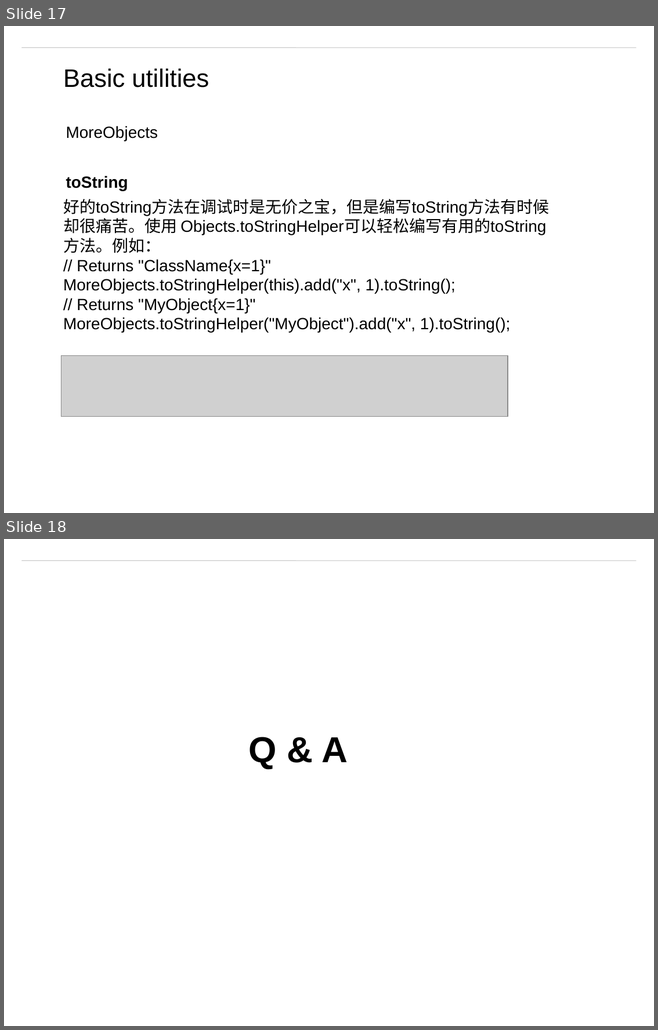
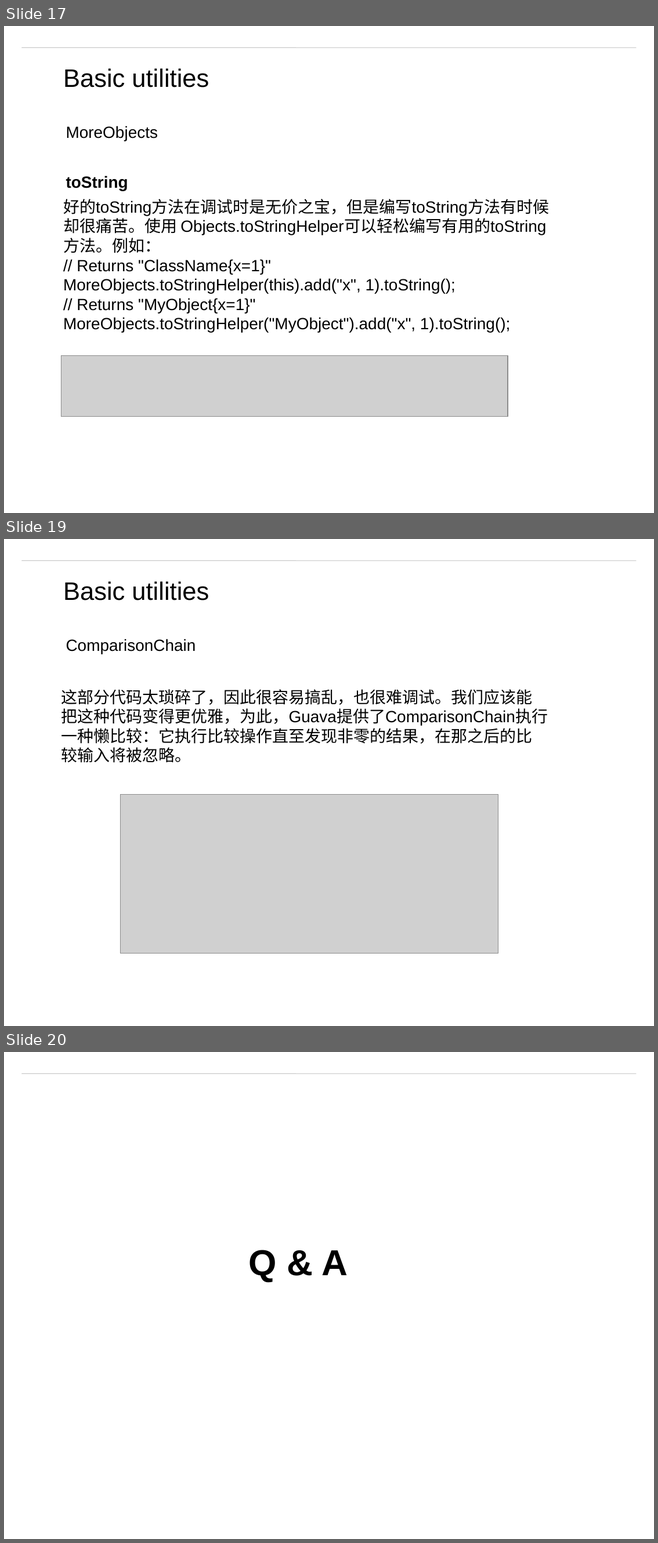
Before and after one commit to matt19870107/Guava, a slide deck: Guava.pptx. Shown one above the other, each under a label of ours: slides 17 and 18 before the commit, slides 17, 19 and 20 after it; the slides between them are not shown. The pictures are 658x1030 and 658x1543 pixels, drawn with LibreOffice and Linux fonts; fonts in the diff are those of the drawing; grey boxes stand for pictures; background and template pictures are left out. Boxes give left, top, right and bottom in pixels: in the first picture for what was removed or moved away, otherwise in the second. Text is boxed around its words. In the diff, an @@ line names an element or a change of style, - is before the commit and + after.

Commit message:
ComparisonChain。

```diff
--- a/Guava.pptx
+++ b/Guava.pptx
@@ slide 19 added at (4,539,654,1026), background #FFFFFF; not listed: 1 template element that a slide beside it also shows @@
@@ text added at (63,581,209,600), 28 pt, text #000000 @@
+Basic utilities
@@ text added at (66,639,196,654), 18 pt, text #000000 @@
+ComparisonChain
@@ text added at (61,689,548,763), 18 pt, text #000000 @@
+这部分代码太琐碎了，因此很容易搞乱，也很难调试。我们应该能把这种代码变得更优雅，为此，Guava提供了ComparisonChain执行一种懒比较：它执行比较操作直至发现非零的结果，在那之后的比较输入将被忽略。
@@ picture added at (120,794,498,954) @@
@@ what was slide 18 is now slide 20 @@
```
Also in this commit, not shown: 1 other slide added, 2 other files.
